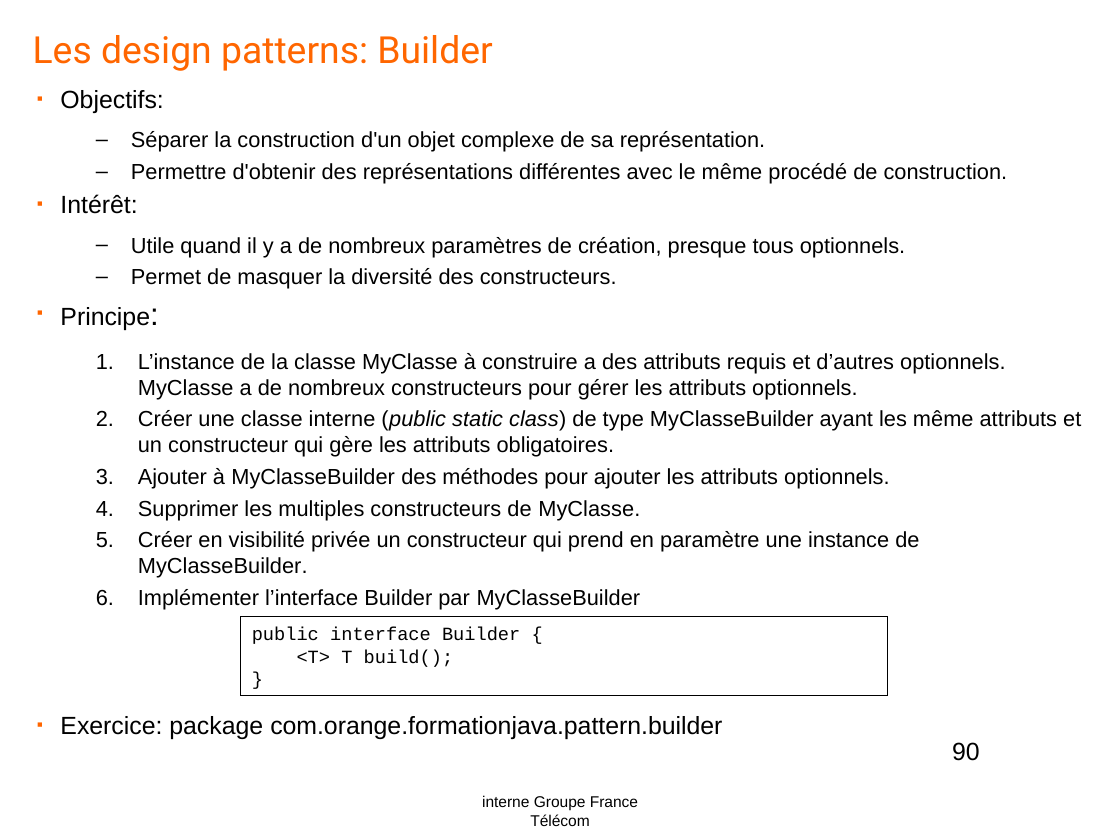
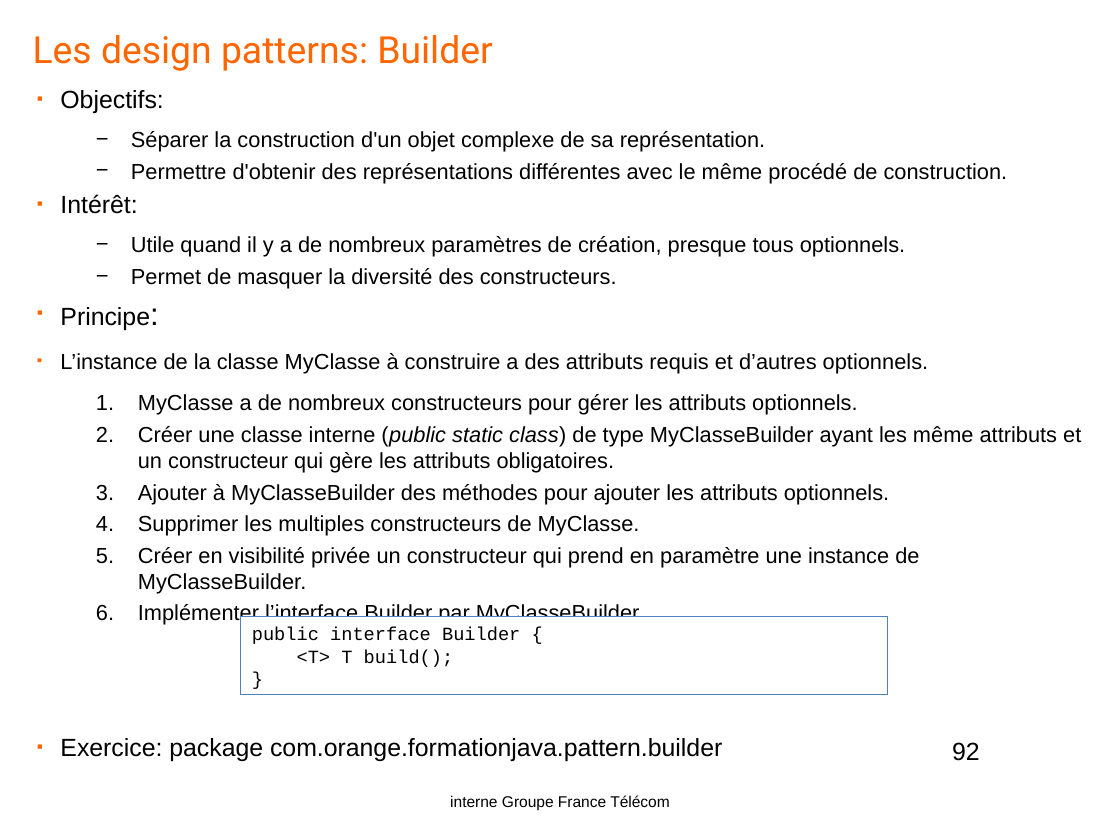
Before and after one commit to yplo6403/formationjava, a slide deck: slide 92 of doc/Java-OL1.pptx (slide 90 before the commit). Drawn at 1120x840 pixels with LibreOffice and Linux fonts; fonts in the diff are those of the drawing; background and template pictures are left out. Boxes give left, top, right and bottom in pixels: in the first picture for what was removed or moved away, otherwise in the second. Text is boxed around its words. In the diff, an @@ line names an element or a change of style, - is before the commit and + after.

```diff
--- a/doc/Java-OL1.pptx
+++ b/doc/Java-OL1.pptx
@@ text at (x1=60, y1=90, x2=1081, y2=761): bullet – to −; more space between paragraphs; indent changed @@
@@ text at (x1=60, y1=353, x2=928, y2=415): text changed @@
-  1. L’instance de la classe MyClasse à construire a des attributs requis et d’autres optionnels.
-     MyClasse a de nombreux constructeurs pour gérer les attributs optionnels.
+▪ L’instance de la classe MyClasse à construire a des attributs requis et d’autres optionnels.
+  1. MyClasse a de nombreux constructeurs pour gérer les attributs optionnels.
@@ rectangle "public interface Builder {" at (x1=241, y1=616, x2=887, y2=694): outline #000000 0.75 pt to #4F81BD 0.75 pt @@
@@ page number at (x1=952, y1=742, x2=980, y2=761): text changed @@
-90
+92
@@ text "interne Groupe France Télécom" rewrapped from (x1=482, y1=795, x2=638, y2=826) to (x1=450, y1=795, x2=670, y2=810) @@
```
Also in this commit, not shown: 84 other slides changed, 2 slides added.
